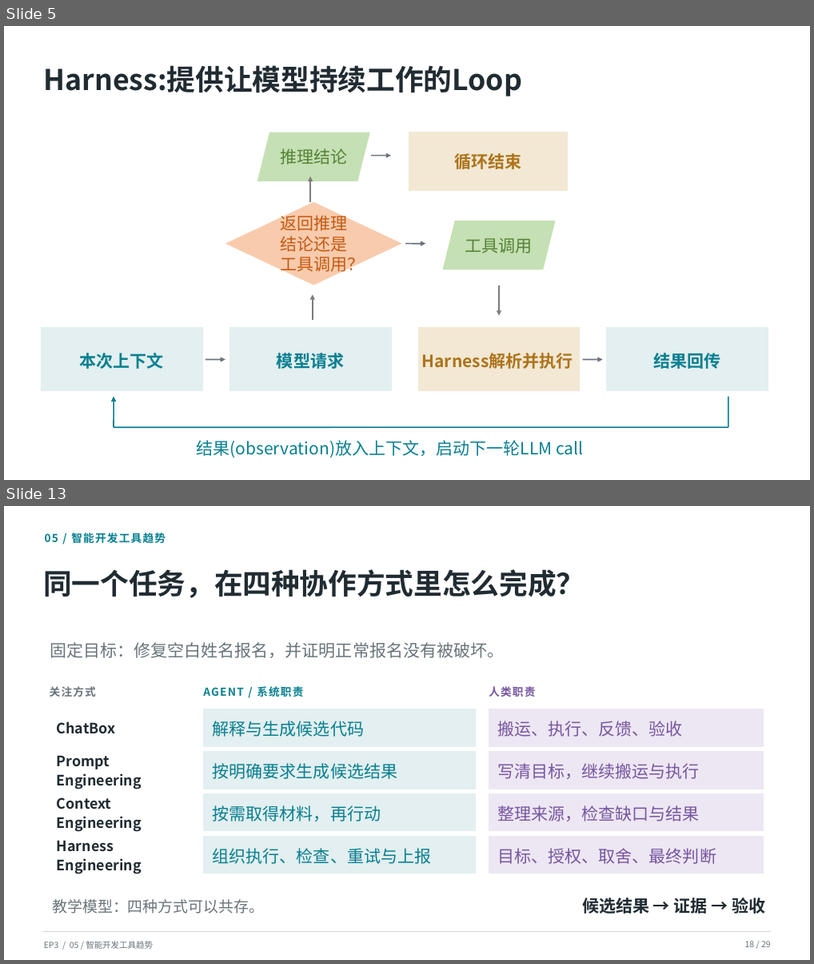
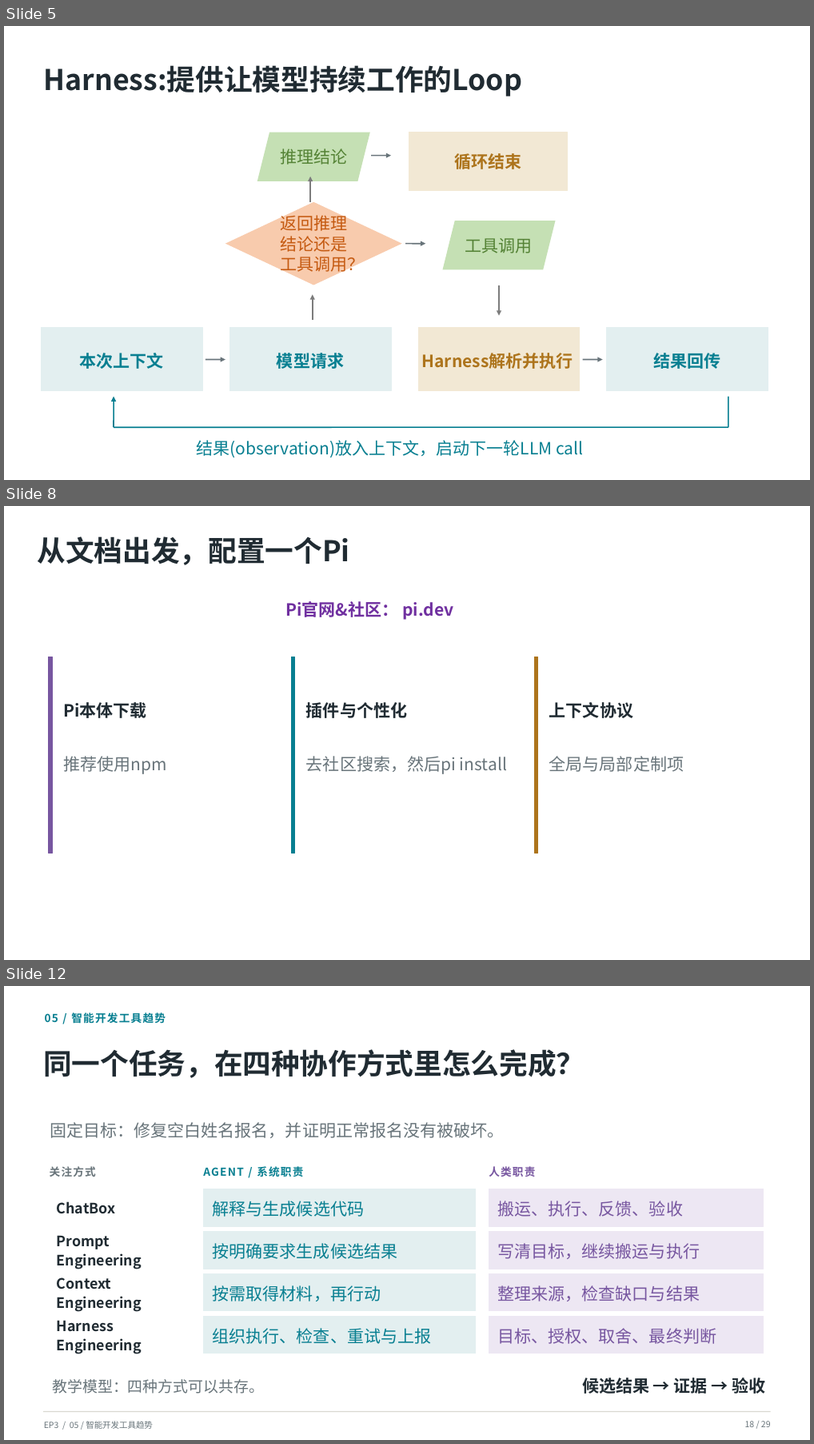
Before and after one commit to SCPZ24/AgentFlow-Salon, a slide deck: PPTs/EP3/Meeting03.pptx. Shown one above the other, each under a label of ours: slides 5 and 13 before the commit, slides 5, 8 and 12 after it; the slides between them are not shown. The pictures are 814x964 and 814x1444 pixels, drawn with LibreOffice and Linux fonts; fonts in the diff are those of the drawing; background and template pictures are left out. Boxes give left, top, right and bottom in pixels: in the first picture for what was removed or moved away, otherwise in the second. Text is boxed around its words. In the diff, an @@ line names an element or a change of style, - is before the commit and + after.

```diff
--- a/PPTs/EP3/Meeting03.pptx
+++ b/PPTs/EP3/Meeting03.pptx
@@ slide 8 added at [4,506,810,960], background picture (left out) @@
@@ text added at [38,536,350,565], 34 pt, text #202B32, bold @@
+从文档出发，配置一个Pi
@@ text added at [286,601,454,620], 20 pt, text #7030A0, bold @@
+Pi官网&社区： pi.dev
@@ rectangle added at [49,657,280,852], fill #FFFFFF, outline #FFFFFF 0.9 pt @@
@@ rectangle added at [49,657,52,852], fill #7756A0, outline #7756A0 0.9 pt @@
@@ rectangle added at [292,657,523,852], fill #FFFFFF, outline #FFFFFF 0.9 pt @@
@@ rectangle added at [292,657,295,852], fill #087F91, outline #087F91 0.9 pt @@
@@ rectangle added at [535,657,766,852], fill #FFFFFF, outline #FFFFFF 0.9 pt @@
@@ rectangle added at [535,657,538,852], fill #AD741C, outline #AD741C 0.9 pt @@
@@ text added at [63,702,147,718], 20 pt, text #202B32, bold @@
+Pi本体下载
@@ text added at [306,702,407,718], 20 pt, text #202B32, bold @@
+插件与个性化
@@ text added at [550,702,634,718], 20 pt, text #202B32, bold @@
+上下文协议
@@ text added at [63,756,166,774], 20 pt, text #68747A @@
+推荐使用npm
@@ text added at [306,756,507,774], 20 pt, text #68747A @@
+去社区搜索，然后pi install
@@ text added at [550,756,684,772], 20 pt, text #68747A @@
+全局与局部定制项
@@ what was slide 13 is now slide 12 @@
```
Also in this commit, not shown: 11 slides changed, 2 other slides added, 7 slides removed, 8 other files.
